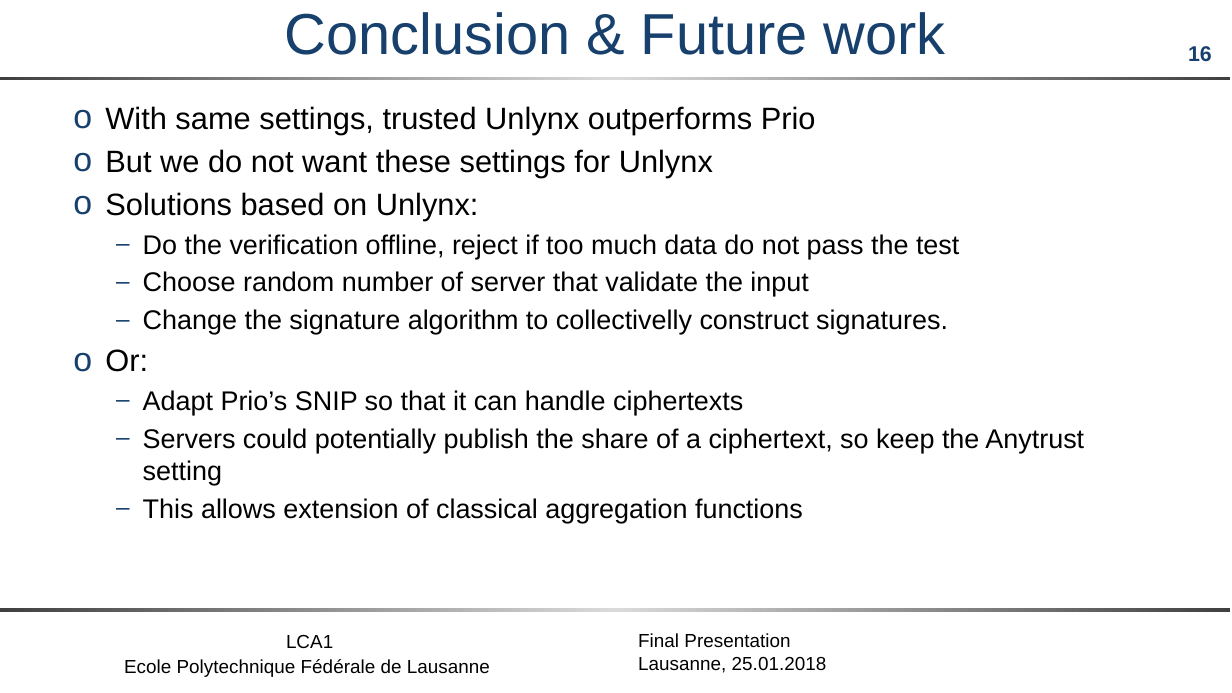
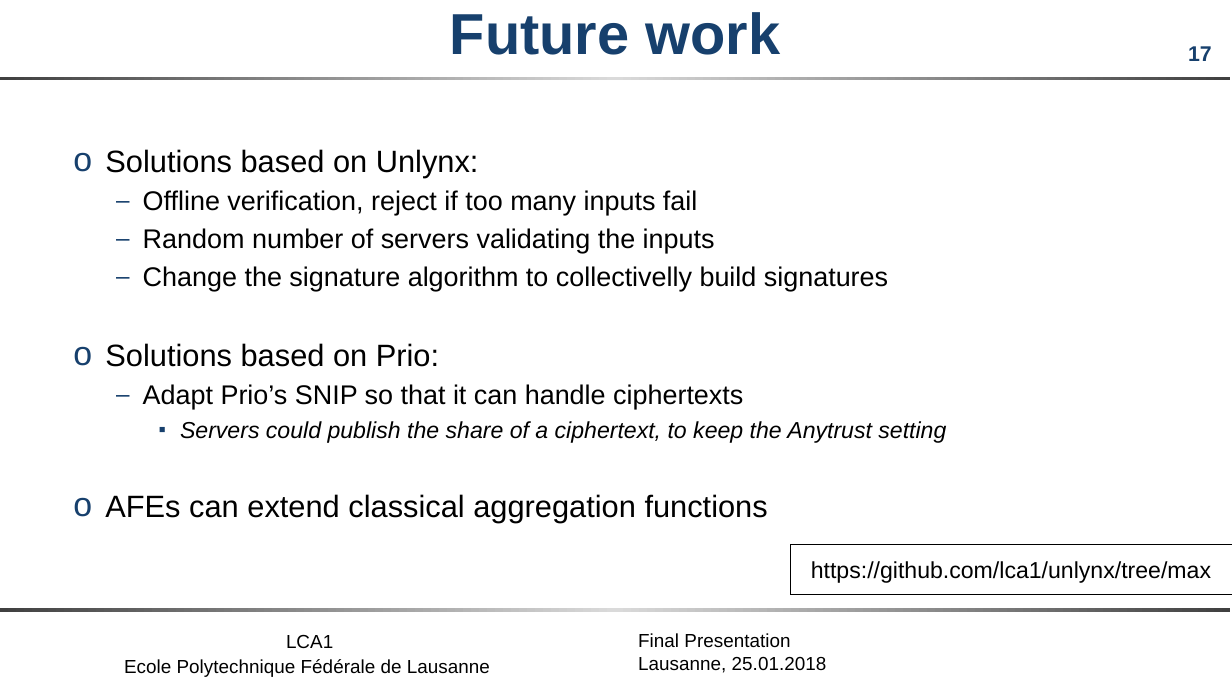
Before and after one commit to maxpr/MasterProjectDocuments, a slide deck: slide 17 of doc/FinalPresentation.pptx (slide 16 before the commit). Drawn at 1232x693 pixels with LibreOffice and Linux fonts; fonts in the diff are those of the drawing; background and template pictures are left out. Boxes give left, top, right and bottom in pixels: in the first picture for what was removed or moved away, otherwise in the second. Text is boxed around its words. In the diff, an @@ line names an element or a change of style, - is before the commit and + after.

```diff
--- a/doc/FinalPresentation.pptx
+++ b/doc/FinalPresentation.pptx
@@ title at box(450, 12, 780, 55): text changed; bold on @@
-Conclusion & Future work
+Future work
@@ page number at box(1188, 46, 1212, 61): text changed @@
-16
+17
@@ text at box(105, 106, 816, 178): paragraphs removed @@
-o With same settings, trusted Unlynx outperforms Prio
-o But we do not want these settings for Unlynx
@@ text at box(105, 190, 888, 367): text changed @@
-  – Do the verification offline, reject if too much data do not pass the test
-  – Choose random number of server that validate the input
-  – Change the signature algorithm to collectivelly construct signatures.
-o Or:
+  – Offline verification, reject if too many inputs fail
+  – Random number of servers validating the inputs
+  – Change the signature algorithm to collectivelly build signatures
+o Solutions based on Prio:
@@ text at box(105, 421, 946, 522): text changed; size 21 to 18 pt; italic on @@
-  – Servers could potentially publish the share of a ciphertext, so keep the Anytrust setting
-  – This allows extension of classical aggregation functions
+    ▪ Servers could publish the share of a ciphertext, to keep the Anytrust setting
+o AFEs can extend classical aggregation functions
@@ line added from (790, 544) to (790, 594), #000000 1 pt @@
@@ line added from (790, 544) to (1232, 544), #000000 1 pt @@
@@ text added at box(811, 561, 1211, 583), 18 pt, text #000000 @@
+https://github.com/lca1/unlynx/tree/max
@@ line added from (790, 594) to (1232, 594), #000000 1 pt @@
```
Also in this commit, not shown: 13 other slides changed, 4 slides added, 3 slides removed, 10 other files.
